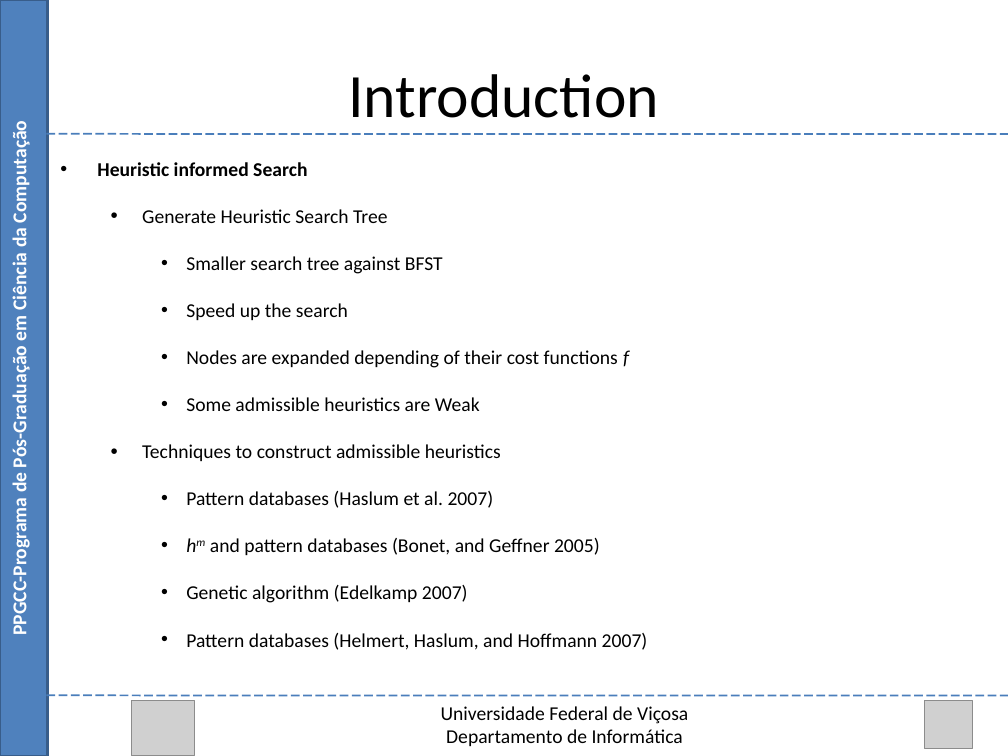
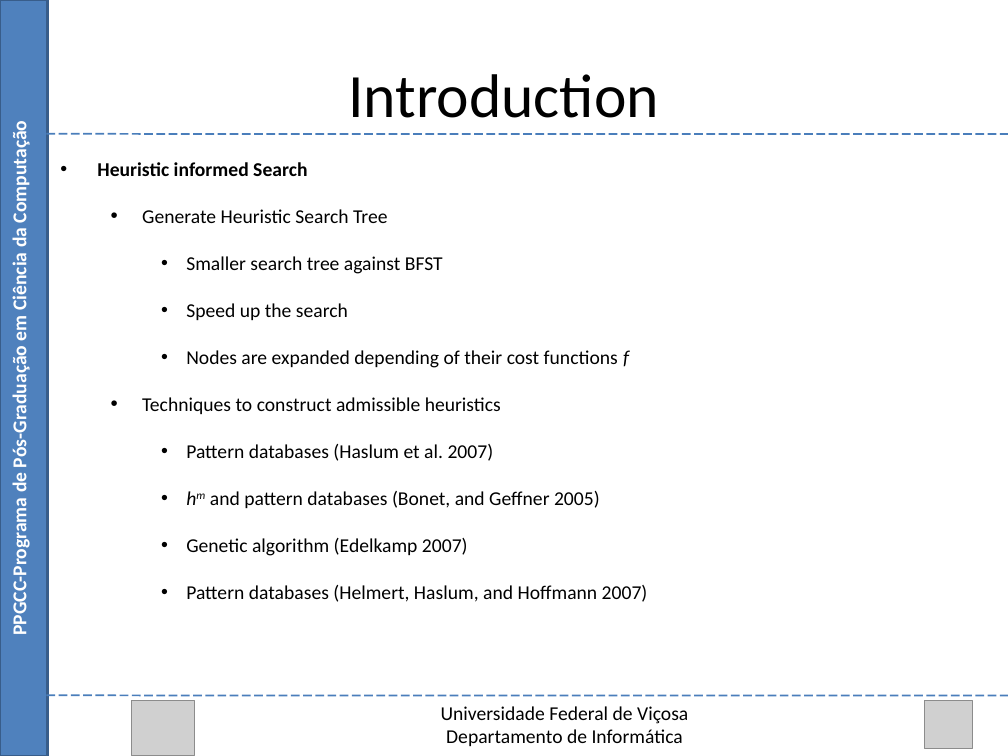
Before and after one commit to Marvinsky/research-marvin, a slide deck: slide 6 of latex/odp/selection heuristics.odp. Drawn at 1008x756 pixels with LibreOffice and Linux fonts; fonts in the diff are those of the drawing; grey boxes stand for pictures. Boxes give left, top, right and bottom in pixels: in the first picture for what was removed or moved away, otherwise in the second. Text is boxed around its words. In the diff, an @@ line names an element or a change of style, - is before the commit and + after.

Commit message:
31/08/15 update exp1 and selection heuristic.odp

```diff
--- a/latex/odp/selection heuristics.odp
+++ b/latex/odp/selection heuristics.odp
@@ text at (x1=186, y1=397, x2=480, y2=411): paragraph removed @@
-    • Some admissible heuristics are Weak
```
Also in this commit, not shown: 4 other slides changed, 2 slides added, 10 other files.
